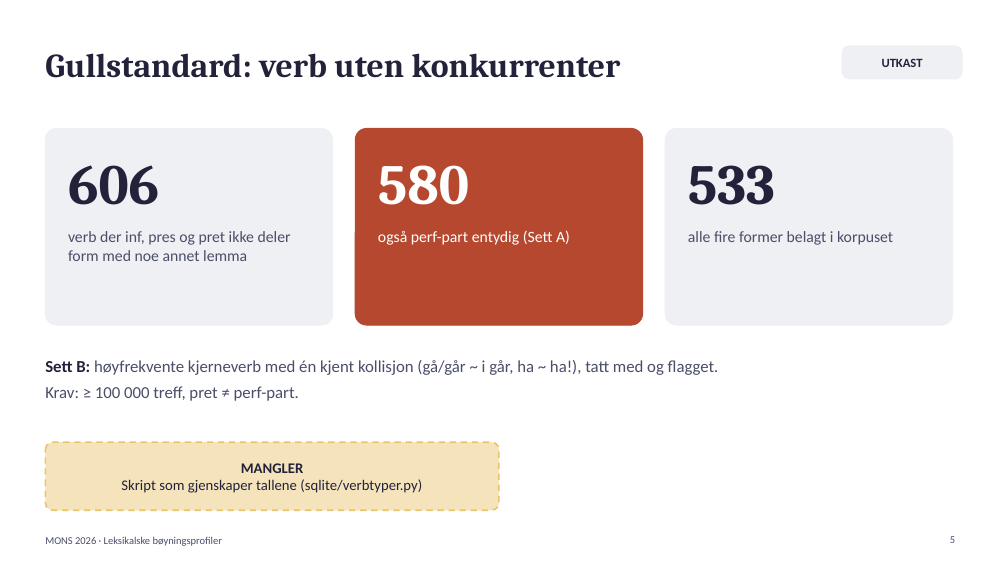
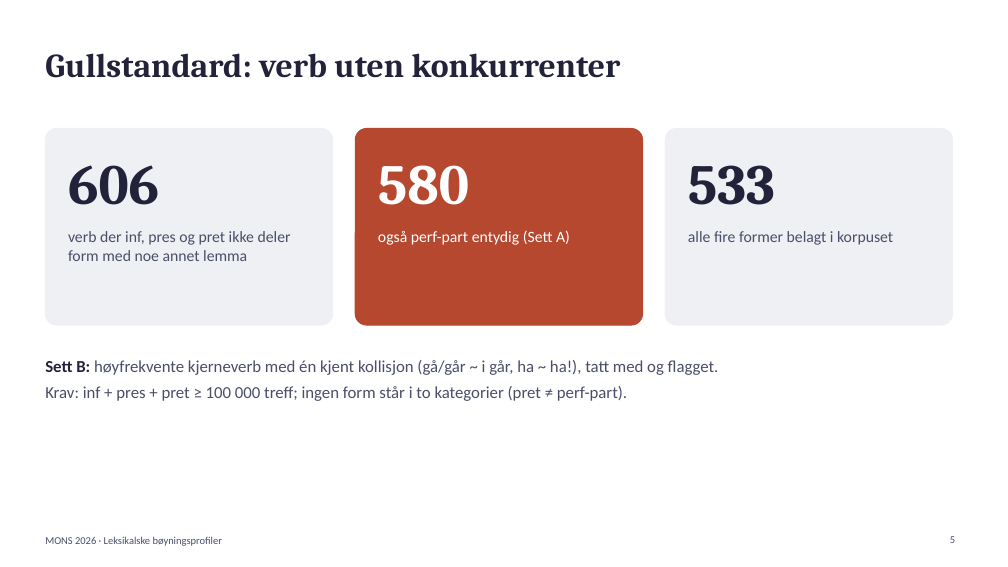
Before and after one commit to Yoonsen/B-yning, a slide deck: slide 5 of tekst/mons_presentasjon.pptx. Drawn at 1008x567 pixels with LibreOffice and Linux fonts; fonts in the diff are those of the drawing. Boxes give left, top, right and bottom in pixels: in the first picture for what was removed or moved away, otherwise in the second. Text is boxed around its words. In the diff, an @@ line names an element or a change of style, - is before the commit and + after.

```diff
--- a/tekst/mons_presentasjon.pptx
+++ b/tekst/mons_presentasjon.pptx
@@ rounded rectangle removed at bbox=[842, 45, 963, 79] @@
-UTKAST
@@ text at bbox=[45, 386, 627, 401]: text changed @@
-Krav: ≥ 100 000 treff, pret ≠ perf-part.
+Krav: inf + pres + pret ≥ 100 000 treff; ingen form står i to kategorier (pret ≠ perf-part).
@@ rounded rectangle removed at bbox=[45, 442, 499, 510] @@
-MANGLER
-Skript som gjenskaper tallene (sqlite/verbtyper.py)
```
Also in this commit, not shown: 6 other files.
